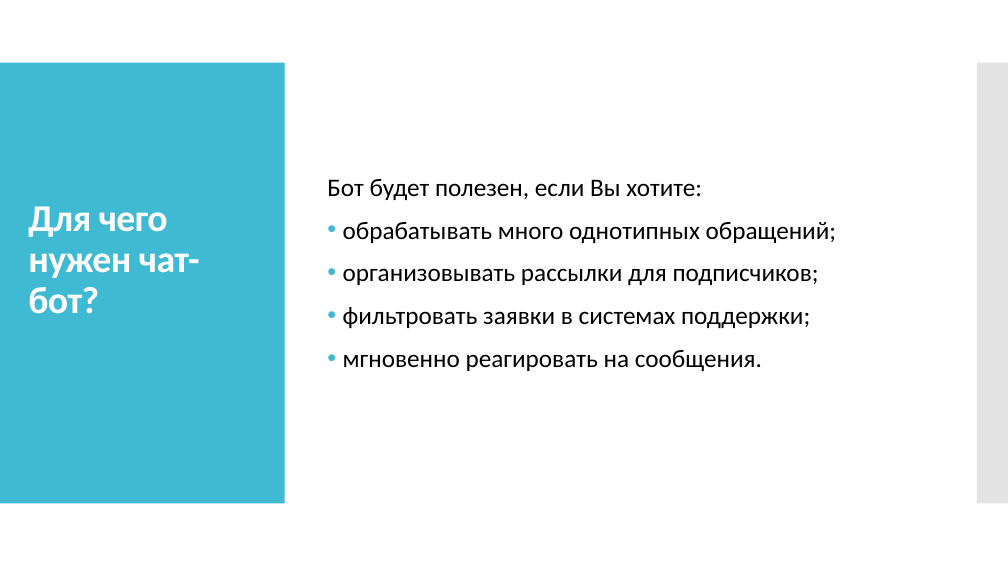
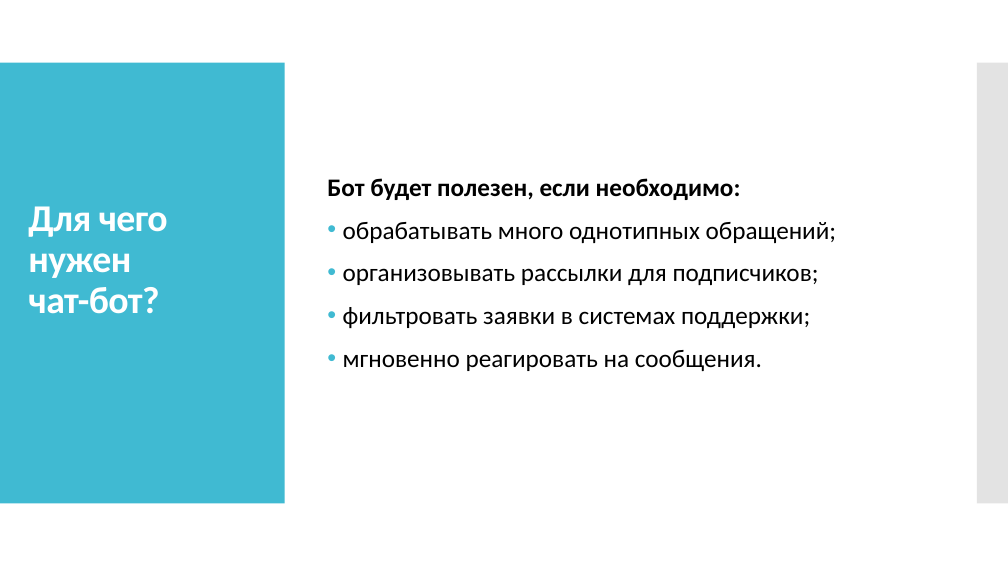
Before and after one commit to Gred1/BotProject, a slide deck: slide 6 of Создание бота, как искусственного интеллекта посредством языка.pptx. Drawn at 1008x567 pixels with LibreOffice and Linux fonts; fonts in the diff are those of the drawing. Boxes give left, top, right and bottom in pixels: in the first picture for what was removed or moved away, otherwise in the second. Text is boxed around its words. In the diff, an @@ line names an element or a change of style, - is before the commit and + after.

```diff
--- a/Создание бота, как искусственного интеллекта посредством языка.pptx
+++ b/Создание бота, как искусственного интеллекта посредством языка.pptx
@@ title "Для чего нужен чат-бот?" rewrapped from box(28, 206, 200, 314) to box(28, 206, 168, 314) @@
@@ text at box(327, 178, 741, 200): text changed; bold on @@
-Бот будет полезен, если Вы хотите:
+Бот будет полезен, если необходимо:
```
Also in this commit, not shown: 6 other slides changed.
